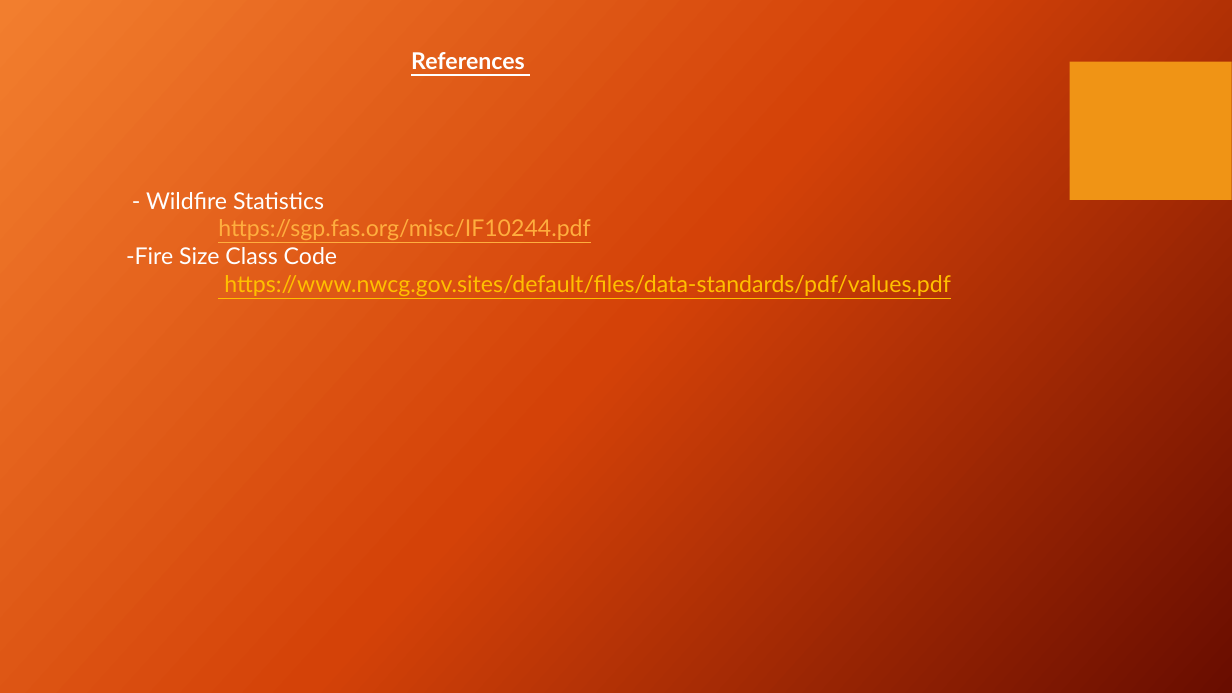
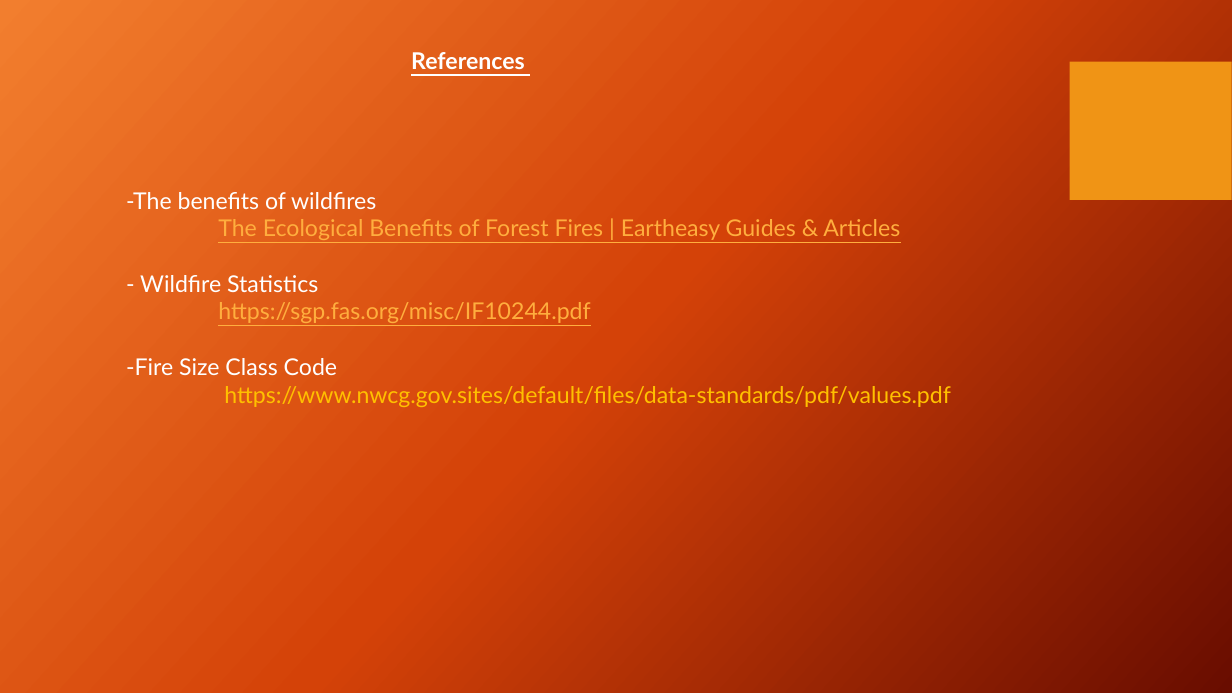
Before and after one commit to theRobMay/SMU_Flask_Vis_Project, a slide deck: slide 13 of Documents/Wildfires in the United States from 1992-2015.pptm. Drawn at 1232x693 pixels with LibreOffice and Linux fonts; fonts in the diff are those of the drawing; background and template pictures are left out. Boxes give left, top, right and bottom in pixels: in the first picture for what was removed or moved away, otherwise in the second. Text is boxed around its words. In the diff, an @@ line names an element or a change of style, - is before the commit and + after.

```diff
--- a/Documents/Wildfires in the United States from 1992-2015.pptm
+++ b/Documents/Wildfires in the United States from 1992-2015.pptm
@@ text at [126, 192, 900, 240]: paragraphs added @@
+-The benefits of wildfires
+The Ecological Benefits of Forest Fires | Eartheasy Guides & Articles
@@ text at [224, 382, 951, 408]: underline off in "https://www.nwcg.gov.sites/default/files/data-standards/pdf/ ..." @@
```
Also in this commit, not shown: 4 other slides changed.
